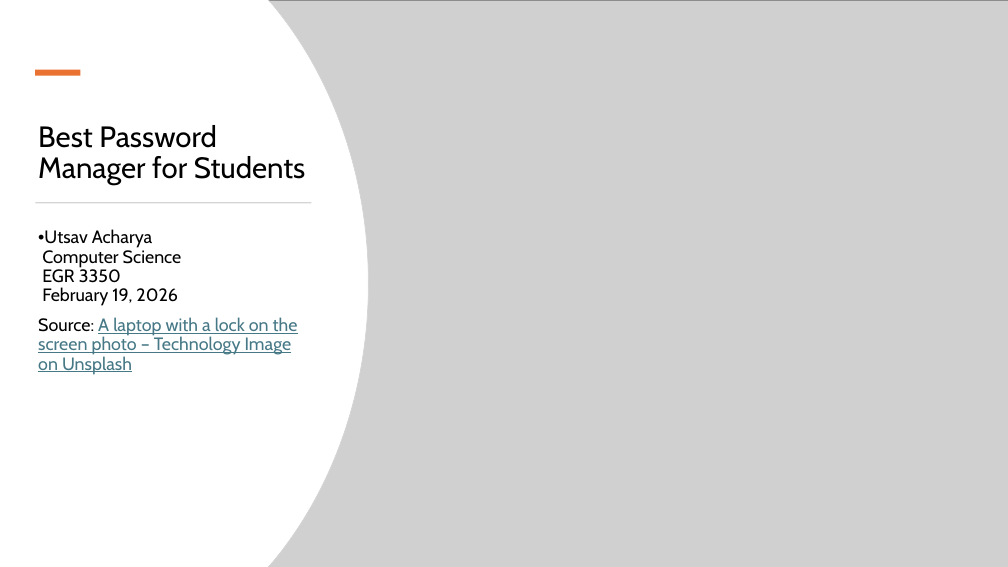
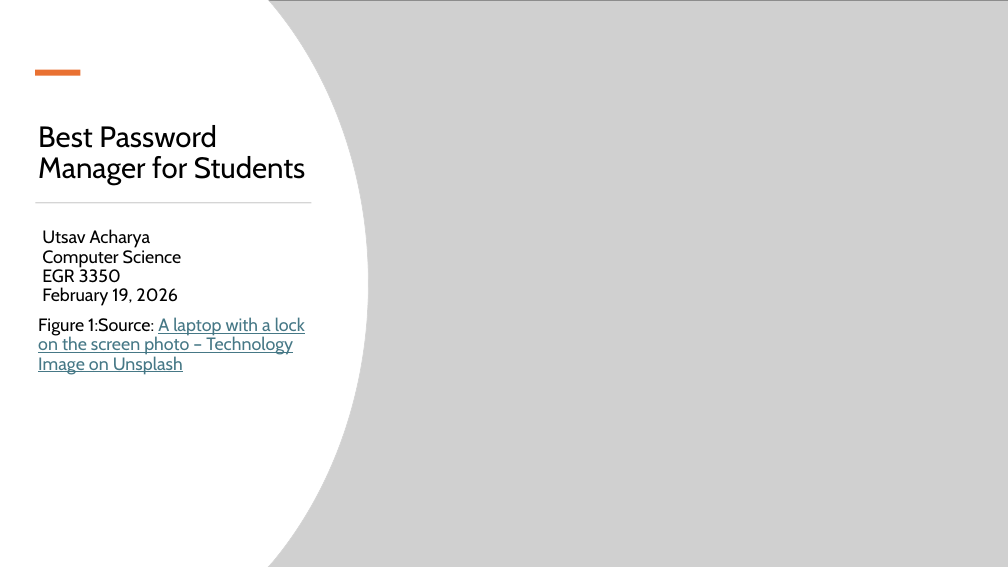
Before and after one commit to utasar/HELLO, a slide deck: slide 1 of EGR 3350/Recommendation Report Topic Presentations.pptx. Drawn at 1008x567 pixels with LibreOffice and Linux fonts; fonts in the diff are those of the drawing; grey boxes stand for pictures. Boxes give left, top, right and bottom in pixels: in the first picture for what was removed or moved away, otherwise in the second. Text is boxed around its words. In the diff, an @@ line names an element or a change of style, - is before the commit and + after.

```diff
--- a/EGR 3350/Recommendation Report Topic Presentations.pptx
+++ b/EGR 3350/Recommendation Report Topic Presentations.pptx
@@ subtitle at (42,229,182,306): bullet • to none @@
@@ subtitle at (38,317,305,375): text changed @@
-Source: A laptop with a lock on the screen photo – Technology Image on Unsplash
+Figure 1:Source: A laptop with a lock on the screen photo – Technology Image on Unsplash
```
Also in this commit, not shown: 3 other slides changed.
